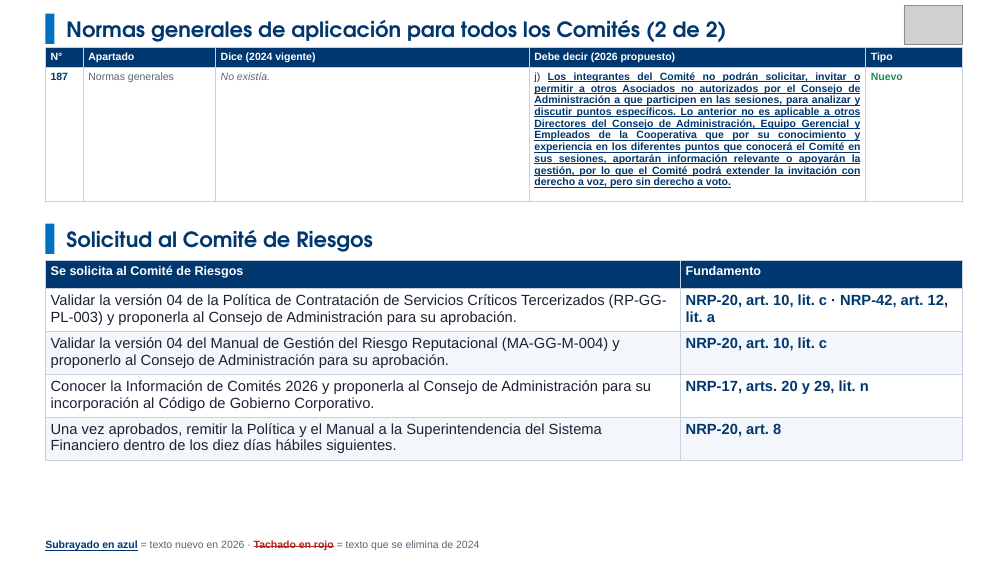
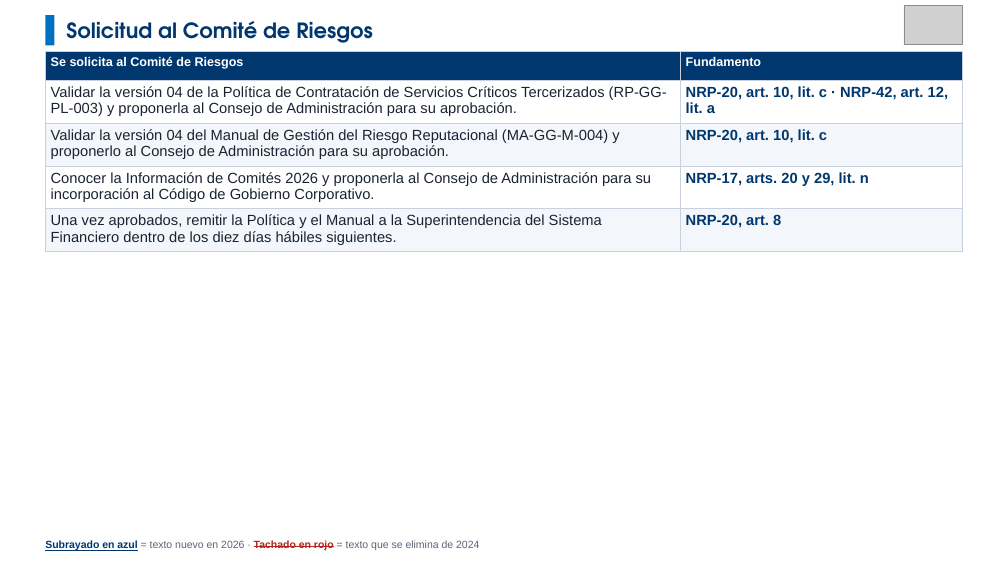
Before and after one commit to menjivar201280/riesgo, a slide deck: slide 34 of comparativo-comite-riesgos/Comparativo_Comite_Riesgos_V03_vs_V04.pptx (slide 41 before the commit). Drawn at 1008x567 pixels with LibreOffice and Linux fonts; fonts in the diff are those of the drawing; grey boxes stand for pictures. Boxes give left, top, right and bottom in pixels: in the first picture for what was removed or moved away, otherwise in the second. Text is boxed around its words. In the diff, an @@ line names an element or a change of style, - is before the commit and + after.

```diff
--- a/comparativo-comite-riesgos/Comparativo_Comite_Riesgos_V03_vs_V04.pptx
+++ b/comparativo-comite-riesgos/Comparativo_Comite_Riesgos_V03_vs_V04.pptx
@@ text "Solicitud al Comité de Riesgos": place and size @@
-text "Solicitud al Comité de Riesgos" at [66,230,373,252]
+text "Solicitud al Comité de Riesgos" at [66,21,373,43]
@@ text removed at [66,20,727,42] @@
-Normas generales de aplicación para todos los Comités (2 de 2)
@@ table: place and size @@
-table at [45,260,963,461]
+table at [45,51,963,252]
@@ table removed at [45,47,963,192], 2 rows, 5 columns @@
-N° | Apartado | Dice (2024 vigente) | Debe decir (2026 propuesto) | Tipo
-187 | Normas generales | No existía. | j) Los integrantes del Comité no podrán solicitar, invitar o permitir a otros Asociados no autorizados por el Consejo de Administración a que participen en las sesiones, para analizar y discutir puntos específicos. Lo anterior no es aplicable a otros Directores del Consejo de Administración, Equipo Gerencial y Empleados de la Cooperativa que por su conocimiento y experiencia en los diferentes puntos que conocerá el Comité en sus sesiones, aportarán información relevante o apoyarán la gestión, por lo que el Comité podrá extender la invitación con derecho a voz, pero sin derecho a voto. | Nuevo
@@ rectangle removed at [45,224,54,254] @@
```
Also in this commit, not shown: 16 other slides changed, 1 slide added, 8 slides removed.
